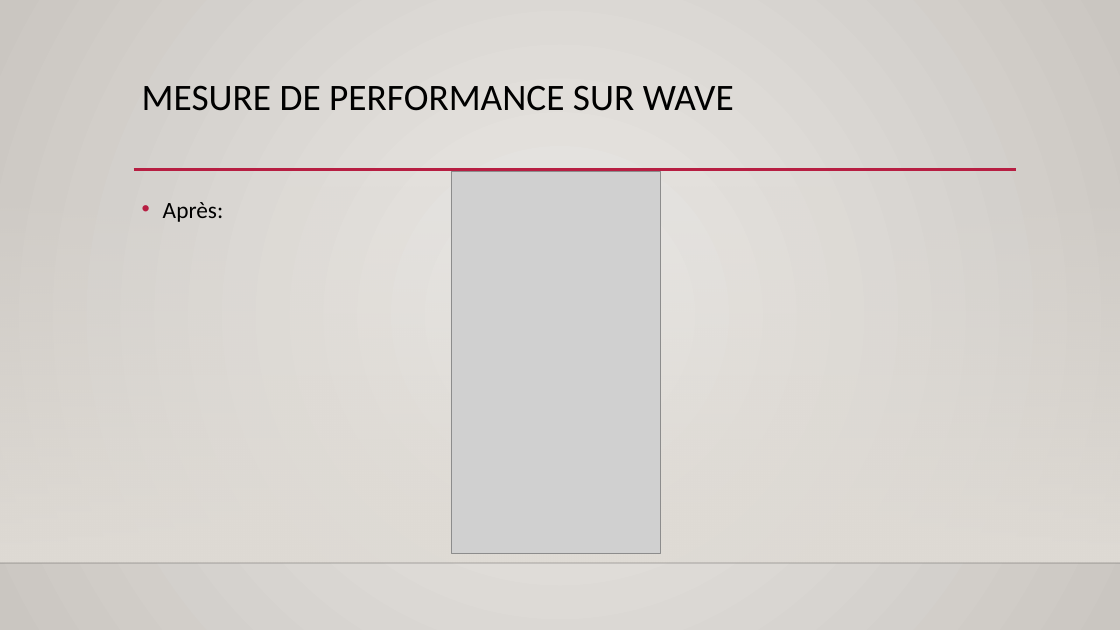
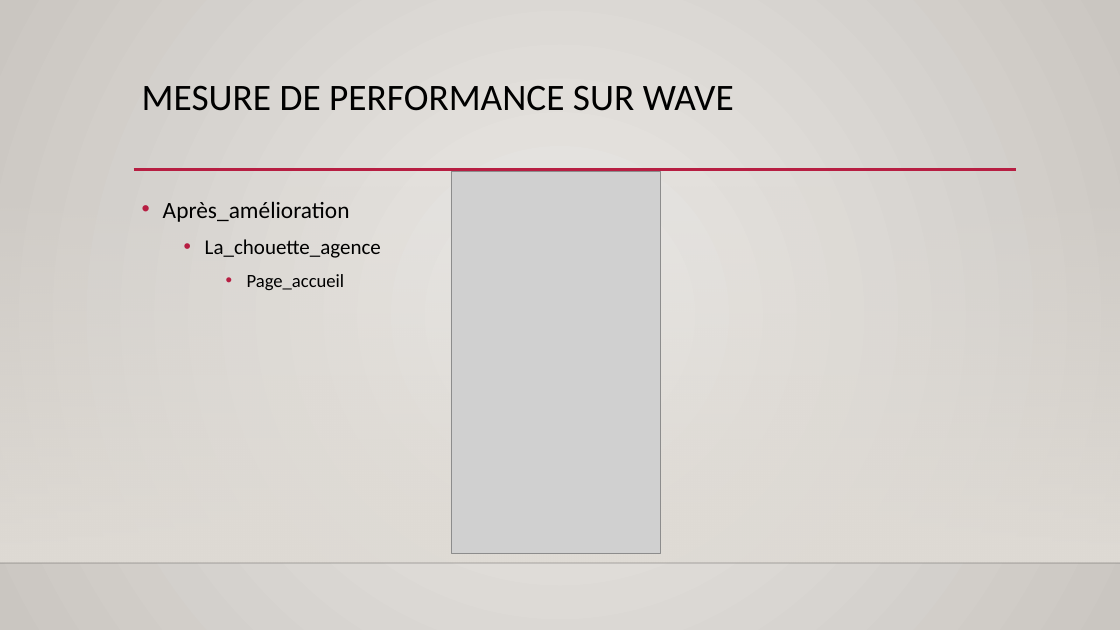
Before and after one commit to o-said/projet-4-la_chouette_agence, a slide deck: slide 15 of audit/Présentation du projet 4.pptx (slide 5 before the commit). Drawn at 1120x630 pixels with LibreOffice and Linux fonts; fonts in the diff are those of the drawing; grey boxes stand for pictures; background and template pictures are left out. Boxes give left, top, right and bottom in pixels: in the first picture for what was removed or moved away, otherwise in the second. Text is boxed around its words. In the diff, an @@ line names an element or a change of style, - is before the commit and + after.

```diff
--- a/audit/Présentation du projet 4.pptx
+++ b/audit/Présentation du projet 4.pptx
@@ text at (163, 201, 381, 290): text changed @@
-• Après:
+• Après_amélioration
+  • La_chouette_agence
+    • Page_accueil
```
Also in this commit, not shown: 7 other slides changed, 10 slides added, 2 other files.
